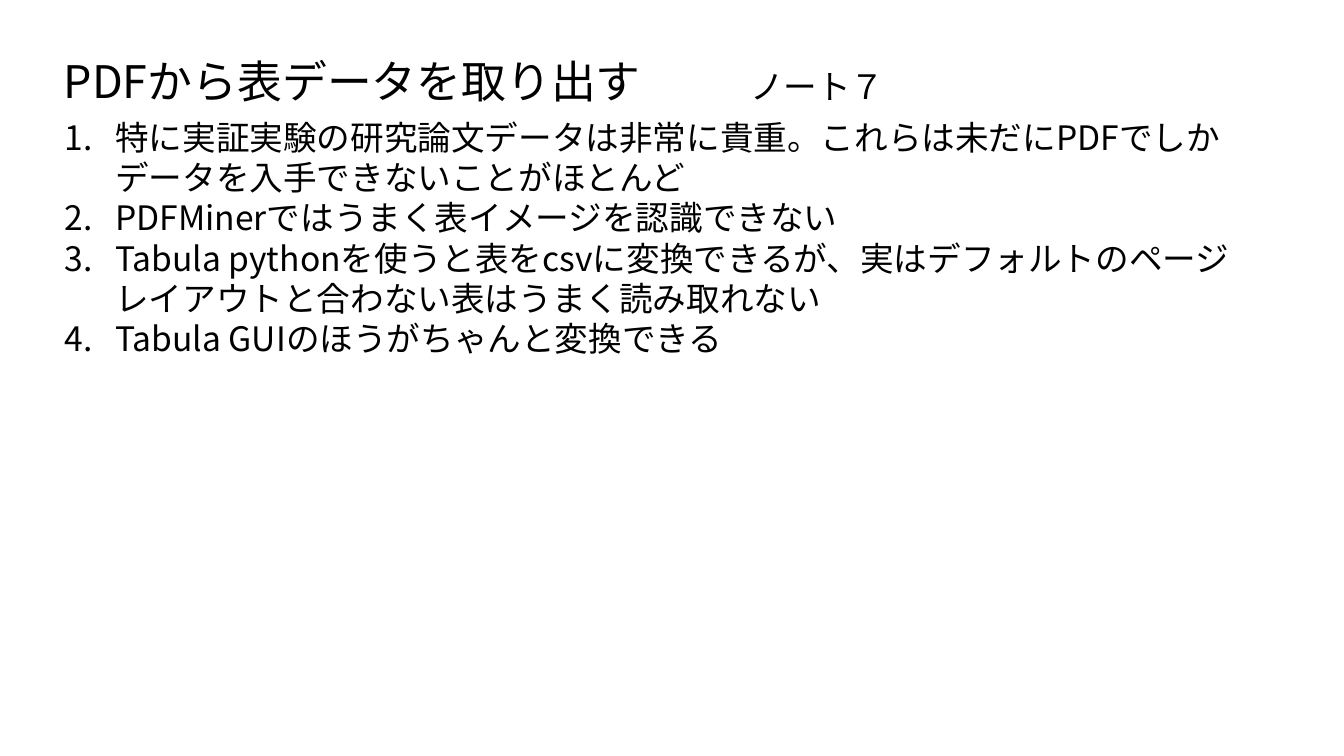
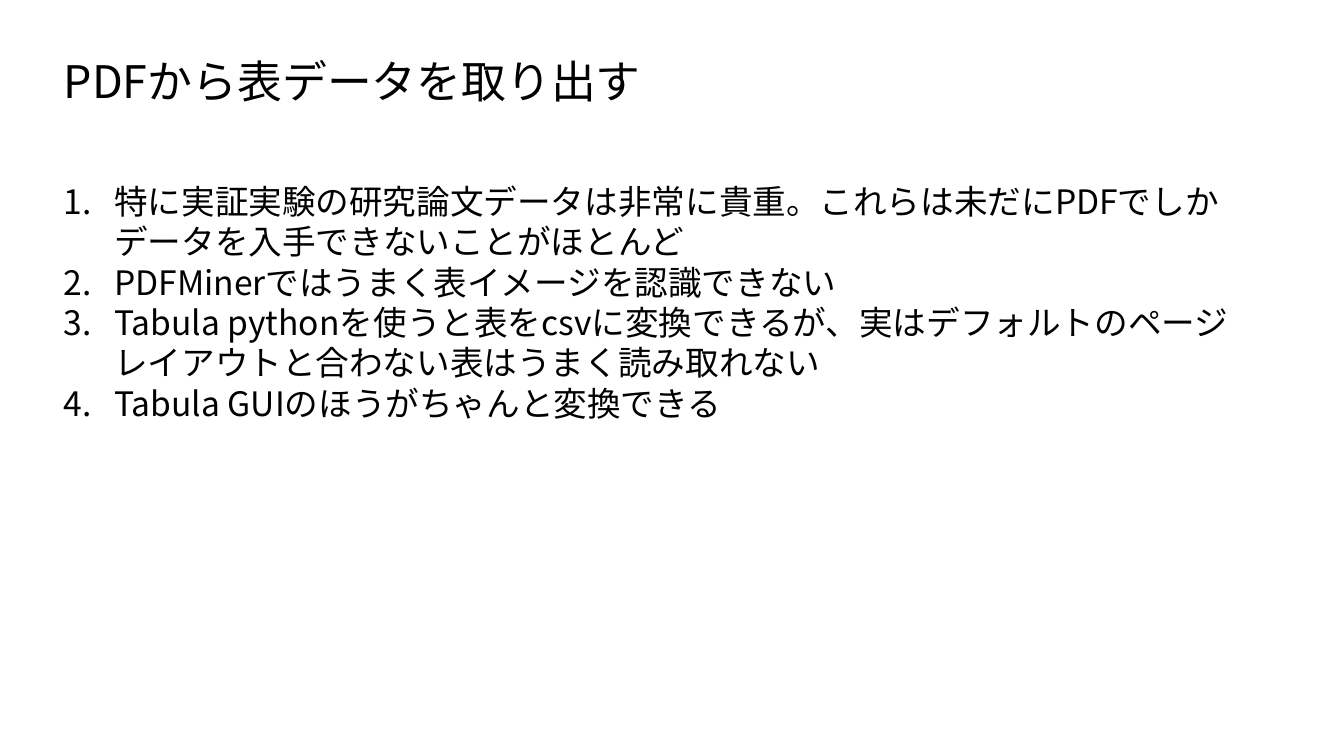
Before and after one commit to ueharaLab/bigdata9-PDF-scraping, a slide deck: slide 17 of bigdata9 PDF_scraping.pptx. Drawn at 1344x756 pixels with LibreOffice and Linux fonts; fonts in the diff are those of the drawing. Boxes give left, top, right and bottom in pixels: in the first picture for what was removed or moved away, otherwise in the second. Text is boxed around its words. In the diff, an @@ line names an element or a change of style, - is before the commit and + after.

```diff
--- a/bigdata9 PDF_scraping.pptx
+++ b/bigdata9 PDF_scraping.pptx
@@ text removed at <box>750,73,884,100</box> @@
-ノート７
@@ text "特に実証実験の研究論文データは非常に貴重。これらは未だにPDFでしかデータを入手できないことがほとんど": place and size @@
-text "特に実証実験の研究論文データは非常に貴重。これらは未だにPDFでしかデータを入手できないことがほとんど" at <box>115,121,1230,354</box>
+text "特に実証実験の研究論文データは非常に貴重。これらは未だにPDFでしかデータを入手できないことがほとんど" at <box>114,185,1229,419</box>
```
Also in this commit, not shown: 7 other slides changed, 1 other file.
